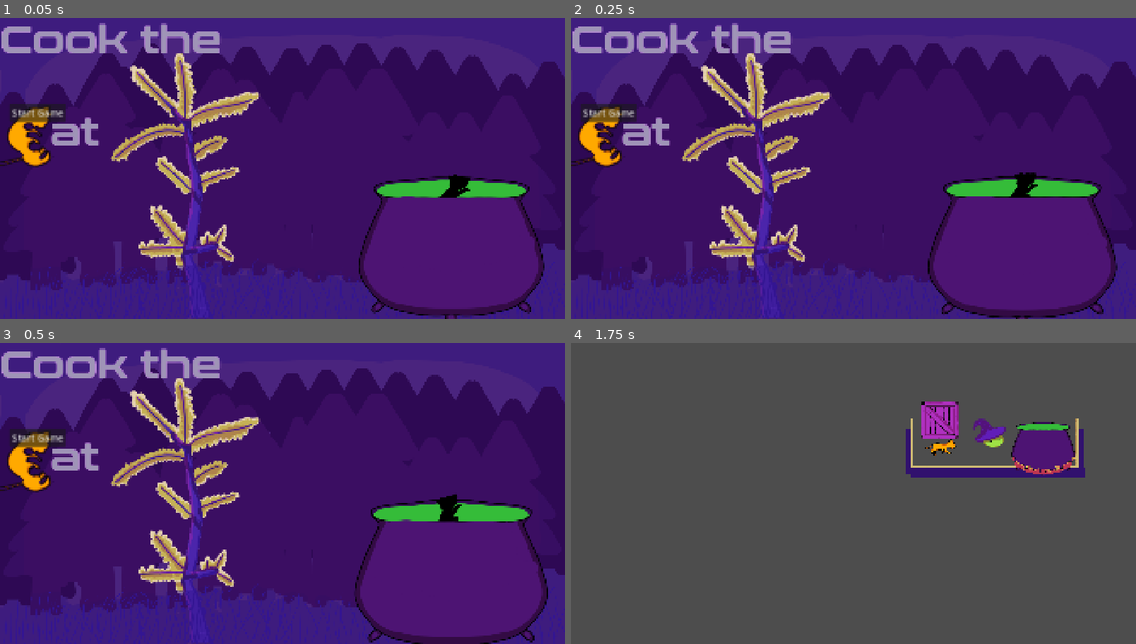
Above: before the commit, frames 1-4 (two rows, left to right).
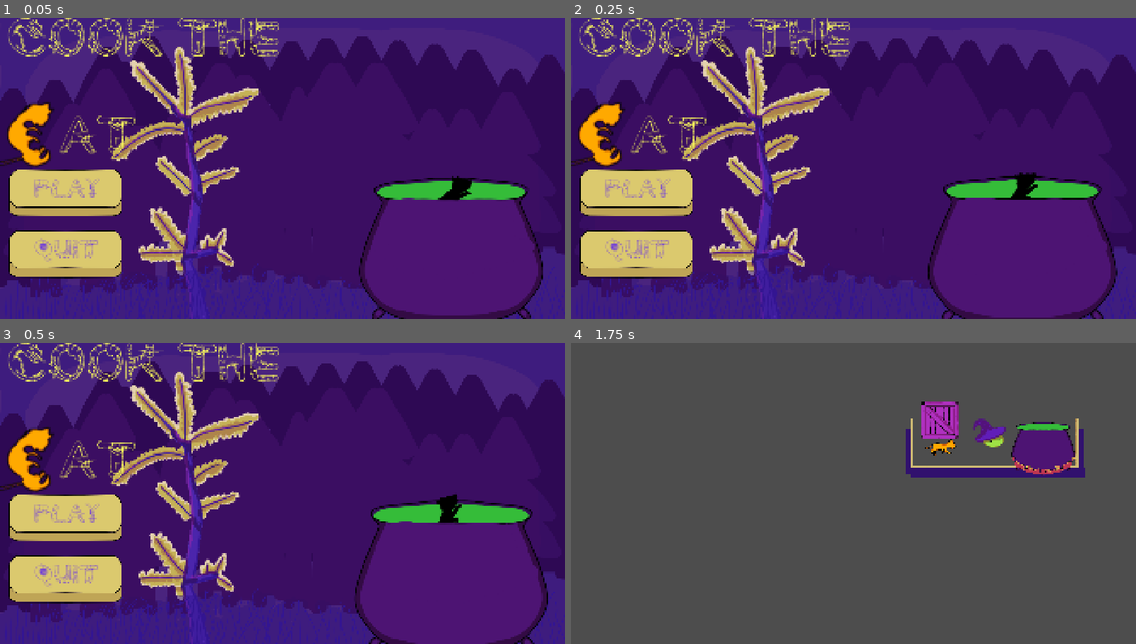
Above: after the commit, the same moments.

Repository: EternaHQ/Enchanted-Mini-Jam
Game: Godot game, scene res://Scenes/Main.tscn
The game is run twice, just before and just after one commit, with the same random seed, the same clock (stepped at 60 frames per second) and the same inputs.
Inputs (mouse positions are in pixels of both pictures, inside the frame that each line leads up to; where the layout moved, square brackets give the same spot in the first picture):
- Up to frame 1 (0.05 s): no input
- Up to frame 2 (0.25 s): no input
- Up to frame 3 (0.5 s): no input
- Up to frame 4 (1.75 s): click (638, 514) [610, 436] at 0.5 s; move the mouse to (977, 478) at 1.27 s; press the mouse at (977, 478) at 1.28 s; hold Right (Right) from 1.28 s (still down); tap Space (Up) at 1.52 s

The runs differ from the first frame. In frame 1, 20% of the frame differs, in the area x 0-100%, y 0-100%; in frame 2, 20%; in frame 3, 20%; in frame 4, nothing differs.

Commit message:
Title screen UI added

Diff:
--- a/enchanted-game-jam/Scenes/Main.tscn
+++ b/enchanted-game-jam/Scenes/Main.tscn
@@ -1,9 +1,14 @@
 [gd_scene format=3 uid="uid://ck0fxugrbtgja"]
 
-[ext_resource type="Script" uid="uid://dkhwfabg71j36" path="res://Scenes/button.gd" id="2_idj7w"]
+[ext_resource type="Texture2D" uid="uid://biexhibfbpq0h" path="res://Assets/Button/PNG_0001.png" id="1_7sj7i"]
+[ext_resource type="Texture2D" uid="uid://bbfwt4o6ge0rn" path="res://Assets/Button/PNG_0002.png" id="2_ep8v8"]
 [ext_resource type="Texture2D" uid="uid://b113uar7p4edh" path="res://Assets/titlescreen sheet/PNG_0001.png" id="2_lfh1j"]
 [ext_resource type="Texture2D" uid="uid://co1cf80n201m2" path="res://Assets/titlescreen sheet/PNG_0002.png" id="3_7sj7i"]
+[ext_resource type="Texture2D" uid="uid://beeywmiywklvn" path="res://Assets/Button/PNG_0003.png" id="3_3133c"]
+[ext_resource type="Script" uid="uid://7n3n1i8p16di" path="res://Scripts/texture_button.gd" id="4_ep8v8"]
+[ext_resource type="FontFile" uid="uid://qb1gw4o02oah" path="res://Scenes/CatsAlphabet.ttf" id="4_pbw6q"]
 [ext_resource type="Texture2D" uid="uid://twxoo1j5dyin" path="res://Assets/titlescreen sheet/PNG_0003.png" id="4_semxg"]
+[ext_resource type="Script" uid="uid://df1x1b2mbfjmy" path="res://Scripts/texture_button_2.gd" id="5_3133c"]
 [ext_resource type="Texture2D" uid="uid://esd0q12ovdum" path="res://Assets/titlescreen sheet/PNG_0004.png" id="5_ep8v8"]
 [ext_resource type="Texture2D" uid="uid://dvnrfjyxsgdjh" path="res://Assets/titlescreen sheet/PNG_0005.png" id="6_3133c"]
 [ext_resource type="Texture2D" uid="uid://ch1lk5uuohejr" path="res://Assets/titlescreen sheet/PNG_0006.png" id="7_js5gh"]
@@ -49,7 +54,6 @@
 [ext_resource type="Texture2D" uid="uid://dp0664edrfx0f" path="res://Assets/titlescreen sheet/PNG_0046.png" id="47_e2umn"]
 [ext_resource type="Texture2D" uid="uid://drhso6jxway66" path="res://Assets/titlescreen sheet/PNG_0047.png" id="48_k6daw"]
 [ext_resource type="Texture2D" uid="uid://dus014kbwxfb7" path="res://Assets/titlescreen sheet/PNG_0048.png" id="49_05y1e"]
-[ext_resource type="FontFile" uid="uid://dxvepix0t1a60" path="res://Assets/Conthrax-SemiBold.otf" id="74_as1io"]
 
 [sub_resource type="SpriteFrames" id="SpriteFrames_idj7w"]
 animations = [{
@@ -204,11 +208,19 @@
 }]
 
 [sub_resource type="LabelSettings" id="LabelSettings_kym2j"]
-font = ExtResource("74_as1io")
+font = ExtResource("4_pbw6q")
 font_size = 128
-font_color = Color(0.62296426, 0.57971734, 0.71606874, 1)
-outline_size = 8
-outline_color = Color(0.763404, 0.5344679, 0.88052005, 1)
+font_color = Color(1, 1, 0.35686275, 1)
+
+[sub_resource type="LabelSettings" id="LabelSettings_v0s4m"]
+font = ExtResource("4_pbw6q")
+font_size = 64
+font_color = Color(0.42745098, 0.22352941, 0.8666667, 1)
+
+[sub_resource type="LabelSettings" id="LabelSettings_oeq8l"]
+font = ExtResource("4_pbw6q")
+font_size = 64
+font_color = Color(0.42745098, 0.22352941, 0.8666667, 1)
 
 [node name="Control" type="Control" unique_id=1320536645]
 layout_mode = 3
@@ -220,31 +232,67 @@
 grow_horizontal = 2
 grow_vertical = 2
 
-[node name="Button" type="Button" parent="." unique_id=1740805403]
-layout_mode = 0
-offset_left = 33.0
-offset_top = 291.0
-offset_right = 129.0
-offset_bottom = 322.0
-scale = Vector2(2, 2)
-text = "Start Game"
-script = ExtResource("2_idj7w")
+[node name="TextureButton" type="TextureButton" parent="." unique_id=738948679]
+layout_mode = 0
+offset_left = 31.0
+offset_top = 708.0
+offset_right = 287.0
+offset_bottom = 1092.0
+rotation = -1.5707964
+texture_normal = ExtResource("1_7sj7i")
+texture_pressed = ExtResource("3_3133c")
+texture_hover = ExtResource("2_ep8v8")
+script = ExtResource("4_ep8v8")
+
+[node name="TextureButton2" type="TextureButton" parent="." unique_id=1712063749]
+unique_name_in_owner = true
+layout_mode = 0
+offset_left = 31.0
+offset_top = 916.0
+offset_right = 287.0
+offset_bottom = 1300.0
+rotation = -1.5707964
+texture_normal = ExtResource("1_7sj7i")
+texture_pressed = ExtResource("3_3133c")
+texture_hover = ExtResource("2_ep8v8")
+script = ExtResource("5_3133c")
 
 [node name="AnimatedSprite2D" type="AnimatedSprite2D" parent="." unique_id=323228528]
 z_index = -1
 position = Vector2(960.25, 511.75)
-scale = Vector2(0.9997395, 0.94861114)
 sprite_frames = SubResource("SpriteFrames_idj7w")
 autoplay = "default"
-frame_progress = 0.5733259
+frame_progress = 0.11958579
 
 [node name="Label" type="Label" parent="." unique_id=646088144]
-layout_mode = 0
-offset_right = 1333.0
-offset_bottom = 473.0
-text = "Cook the
-
-    at"
+unique_name_in_owner = true
+layout_mode = 0
+offset_left = 22.0
+offset_top = -6.0
+offset_right = 1355.0
+offset_bottom = 525.0
+text = "COOK THE
+
+    AT"
 label_settings = SubResource("LabelSettings_kym2j")
 
-[connection signal="pressed" from="Button" to="Button" method="_on_pressed"]
+[node name="Label2" type="Label" parent="." unique_id=1396648643]
+layout_mode = 0
+offset_left = 114.0
+offset_top = 543.0
+offset_right = 340.0
+offset_bottom = 624.0
+text = "PLAY"
+label_settings = SubResource("LabelSettings_v0s4m")
+
+[node name="Label3" type="Label" parent="." unique_id=2031006171]
+layout_mode = 0
+offset_left = 118.0
+offset_top = 751.0
+offset_right = 334.0
+offset_bottom = 832.0
+text = "QUIT"
+label_settings = SubResource("LabelSettings_oeq8l")
+
+[connection signal="pressed" from="TextureButton" to="TextureButton" method="_on_pressed"]
+[connection signal="pressed" from="TextureButton2" to="TextureButton" method="_on_texture_button_2_pressed"]
--- /dev/null
+++ b/enchanted-game-jam/Scripts/texture_button.gd
@@ -0,0 +1,19 @@
+extends TextureButton
+
+
+# Called when the node enters the scene tree for the first time.
+func _ready() -> void:
+	pass # Replace with function body.
+
+
+# Called every frame. 'delta' is the elapsed time since the previous frame.
+func _process(delta: float) -> void:
+	pass
+
+
+func _on_pressed() -> void:
+	get_tree().change_scene_to_file("res://Scenes/Level1.tscn")
+
+
+func _on_texture_button_2_pressed() -> void:
+	get_tree().quit()
--- a/enchanted-game-jam/Scenes/button.gd
+++ b/enchanted-game-jam/Scripts/texture_button_2.gd
@@ -1,4 +1,4 @@
-extends Button
+extends TextureButton
 
 
 # Called when the node enters the scene tree for the first time.
@@ -9,7 +9,3 @@
 # Called every frame. 'delta' is the elapsed time since the previous frame.
 func _process(delta: float) -> void:
 	pass
-
-
-func _on_pressed() -> void:
-	get_tree().change_scene_to_file("res://Scenes/Level1.tscn")
Binary file added: enchanted-game-jam/Assets/Button/PNG_0001.png
Not shown, added: enchanted-game-jam/Assets/Button/PNG_0001.png.import
Binary file added: enchanted-game-jam/Assets/Button/PNG_0002.png
Not shown, added: enchanted-game-jam/Assets/Button/PNG_0002.png.import
Binary file added: enchanted-game-jam/Assets/Button/PNG_0003.png
Not shown, added: enchanted-game-jam/Assets/Button/PNG_0003.png.import
Not shown, removed: enchanted-game-jam/Scenes/button.gd.uid
Not shown, added: enchanted-game-jam/Scripts/texture_button.gd.uid
Not shown, added: enchanted-game-jam/Scripts/texture_button_2.gd.uid
